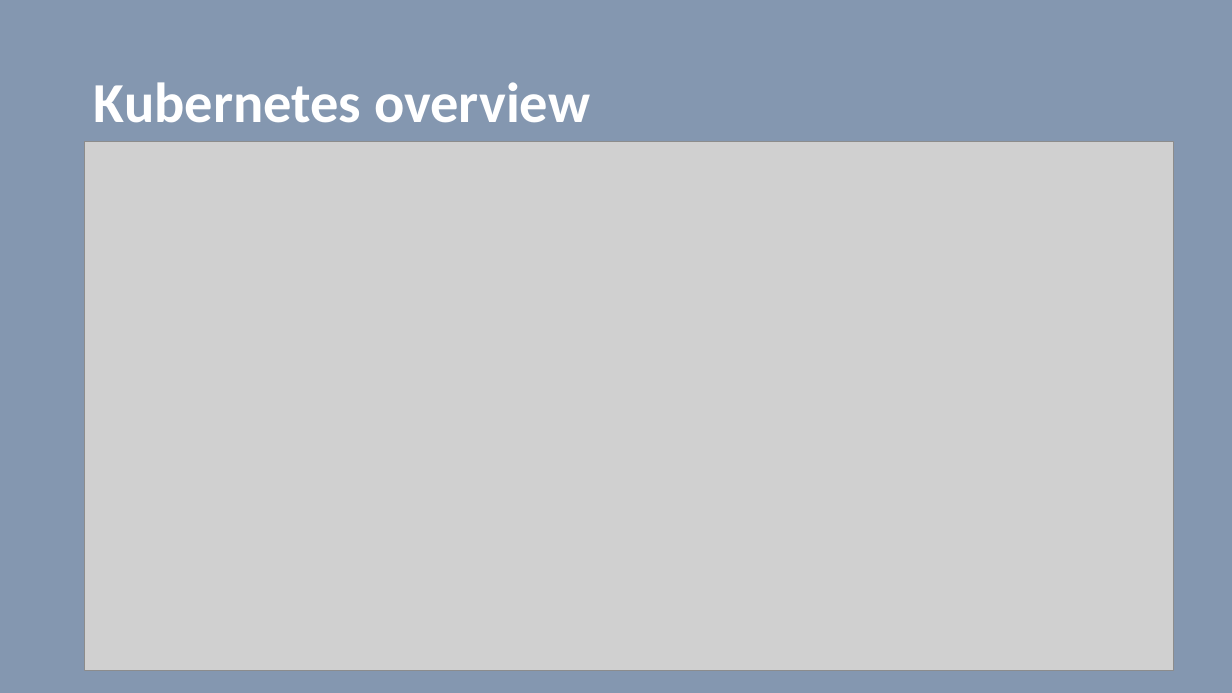
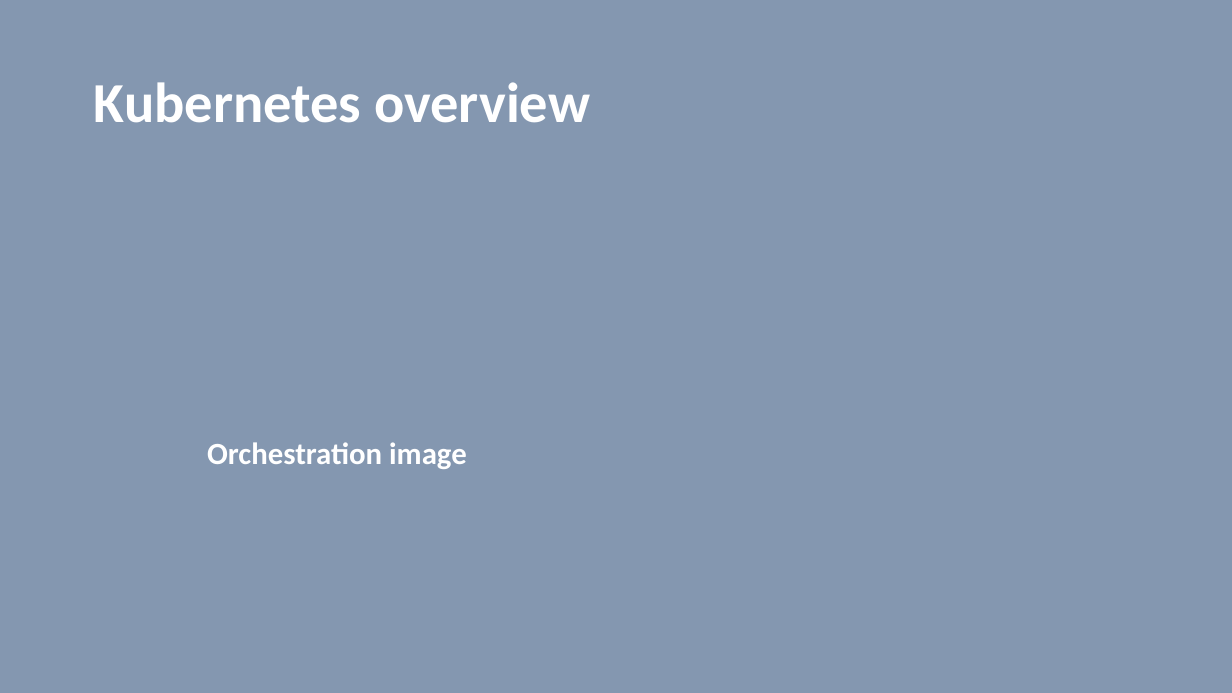
Before and after one commit to vilasvarghese/docker-k8s, a slide deck: slide 2 of notes/day4/Day4Presentation.pptx. Drawn at 1232x693 pixels with LibreOffice and Linux fonts; fonts in the diff are those of the drawing; grey boxes stand for pictures. Boxes give left, top, right and bottom in pixels: in the first picture for what was removed or moved away, otherwise in the second. Text is boxed around its words. In the diff, an @@ line names an element or a change of style, - is before the commit and + after.

Commit message:
add rbac to kubernetes

```diff
--- a/notes/day4/Day4Presentation.pptx
+++ b/notes/day4/Day4Presentation.pptx
@@ picture removed at [85, 141, 1174, 671] @@
@@ text added at [207, 442, 467, 469], 24 pt, text #FFFFFF, bold @@
+Orchestration image
```
Also in this commit, not shown: 6 slides added, 35 other files.
